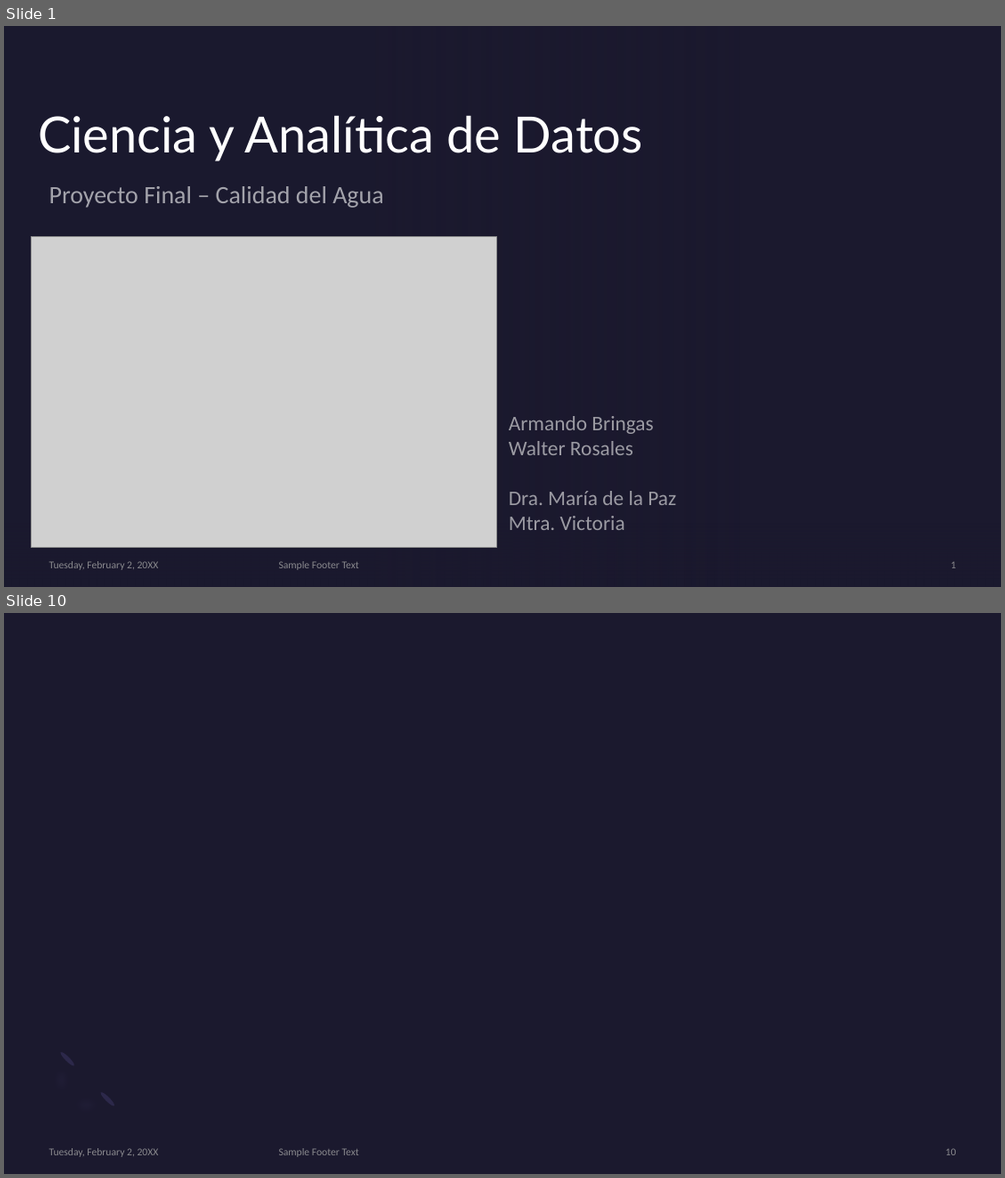
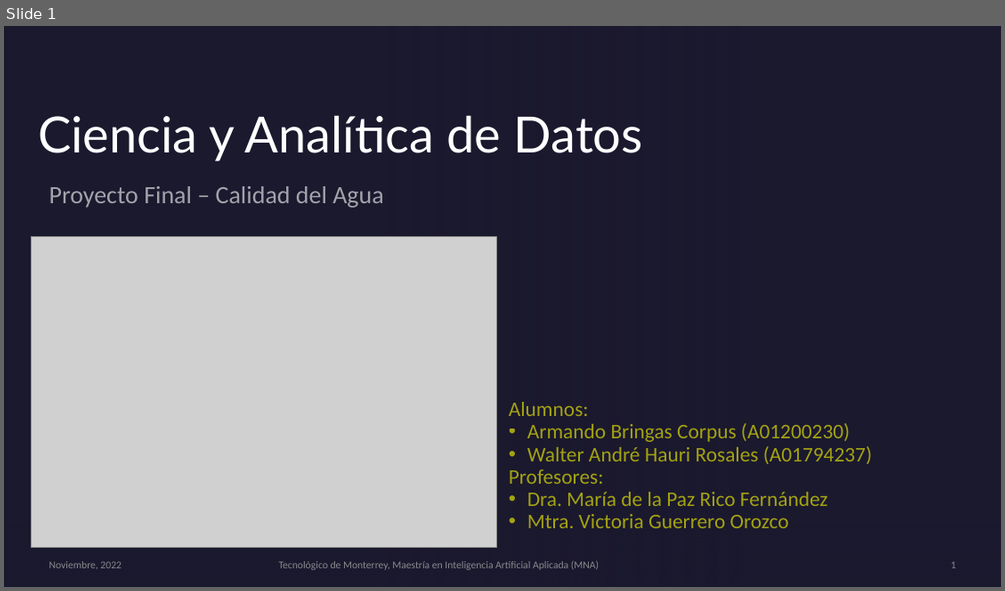
Before and after one commit to PosgradoMNA/actividades-del-projecto-Equipo-100-Oraculos-de-Delfos, a slide deck: Proyecto_Final/Presentación_Final.pptx. Shown one above the other, each under a label of ours: slides 1 and 10 before the commit, slide 1 after it; the slides between them are not shown. The pictures are 1005x1178 and 1005x591 pixels, drawn with LibreOffice and Linux fonts; fonts in the diff are those of the drawing; grey boxes stand for pictures; background and template pictures are left out. Boxes give left, top, right and bottom in pixels: in the first picture for what was removed or moved away, otherwise in the second. Text is boxed around its words. In the diff, an @@ line names an element or a change of style, - is before the commit and + after.

```diff
--- a/Proyecto_Final/Presentación_Final.pptx
+++ b/Proyecto_Final/Presentación_Final.pptx
@@ slide 10 removed at (4, 613, 1001, 1174), background #1B192E @@
@@ freeform shape removed at (33, 1048, 117, 1132) @@
@@ ellipse removed at (59, 1050, 76, 1067) @@
@@ ellipse removed at (98, 1091, 115, 1108) @@
@@ text removed at (49, 1148, 159, 1157) @@
-Tuesday, February 2, 20XX
@@ text removed at (279, 1148, 359, 1157) @@
-Sample Footer Text
@@ page number removed at (946, 1148, 956, 1155) @@
-10
@@ slide 1 changed as well @@
@@ text at (509, 402, 872, 528): text changed; text colour #F2F2F2 at 60% opacity to #FFFF00 at 60% opacity @@
-Armando Bringas
-Walter Rosales
-Dra. María de la Paz
-Mtra. Victoria
+Alumnos:
+• Armando Bringas Corpus (A01200230)
+• Walter André Hauri Rosales (A01794237)
+Profesores:
+• Dra. María de la Paz Rico Fernández
+• Mtra. Victoria Guerrero Orozco
@@ text at (49, 561, 121, 569): text changed @@
-Tuesday, February 2, 20XX
+Noviembre, 2022
@@ text at (279, 561, 599, 570): text changed @@
-Sample Footer Text
+Tecnológico de Monterrey, Maestría en Inteligencia Artificial Aplicada (MNA)
```
Also in this commit, not shown: 1 other slide changed, 9 slides added, 8 other slides removed, 6 other files.
